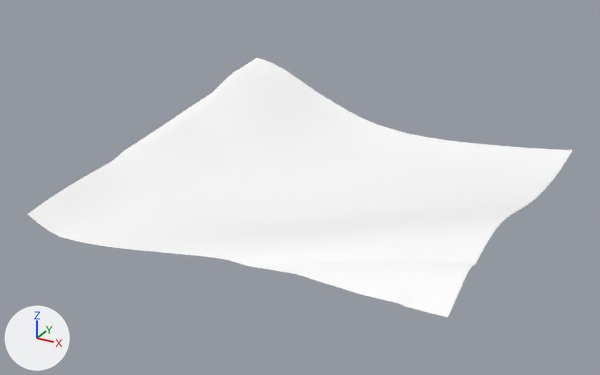
An edit to the glTF model games/yorimichi/assets/belmonte/meshes/SM_BM_BT_Terrain_5_4.glb, drawn before and after from the same camera.
Both versions are drawn from a 50 mm camera at (606.0, 116.0, 230.0) aimed at (373.0, 539.0, 18.0). Arrows for +X, +Y and +Z are at lower left; the lights stay in place. The picture after the commit comes second.

The first picture shows 'SM_BM_BT_Terrain_5_4'.
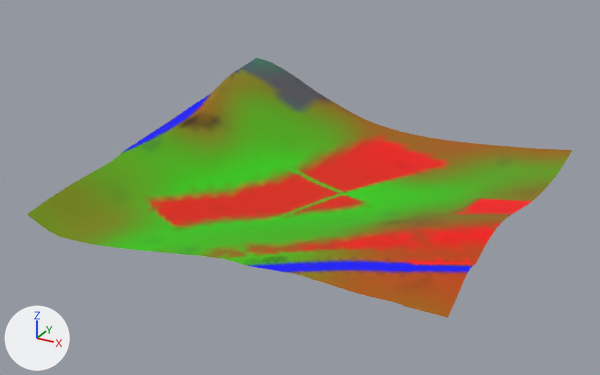
Pixel boxes [x1, y1, x2, y2] of what changed, in the pictures (600 x 375 px):
part 1 of me_sm_bt_terrain_5_4, recoloured (white to green): [83, 96, 561, 266] in both
part 2 of me_sm_bt_terrain_5_4, recoloured (white to red): [159, 140, 531, 265] in both
part 3 of me_sm_bt_terrain_5_4, recoloured (darker): [27, 58, 572, 282] in both
part 4 of me_sm_bt_terrain_5_4, recoloured: [152, 134, 533, 302] in both
part 5 of me_sm_bt_terrain_5_4, recoloured: [148, 98, 571, 318] in both

Diff of the bpy script that builds the scene:
```diff
--- a/games/yorimichi/assets/belmonte/meshes/SM_BM_BT_Terrain_5_4.glb.py
+++ b/games/yorimichi/assets/belmonte/meshes/SM_BM_BT_Terrain_5_4.glb.py
@@ me_sm_bt_terrain_5_4 @@
 me_sm_bt_terrain_5_4.from_pydata(...)  # 2219 vertices, 4248 faces; spans x 256.0..512.0, y 424.0..680.0, z 9.0..55.0
 # used by ob_sm_bm_bt_terrain_5_4; location = (0.0, 0.0, 0.0)
+# me_sm_bt_terrain_5_4 part 1: 1269 faces centred in x 256.0..509.0, y 424.0..653.0, z 10.0..40.0 are repainted in the vertex colours; the middle colour goes from white #ffffff to green #4ab000
+# me_sm_bt_terrain_5_4 part 2: 549 faces centred in x 308.0..510.0, y 445.0..658.0, z 9.0..43.0 are repainted in the vertex colours; the middle colour goes from white #ffffff to red #e11e00
+# me_sm_bt_terrain_5_4 part 3: 1607 faces centred in x 256.0..511.0, y 424.0..677.0, z 10.0..54.0 are repainted in the vertex colours; the middle colour goes from white #ffffff to dark yellow #5d5619
+# me_sm_bt_terrain_5_4 part 4: 317 faces centred in x 300.0..511.0, y 434.0..661.0, z 10.0..43.0 are repainted in the vertex colours; the middle colour goes from white #ffffff to orange #bd4100
+# me_sm_bt_terrain_5_4 part 5: 506 faces centred in x 261.0..511.0, y 424.0..677.0, z 10.0..42.0 are repainted in the vertex colours; the middle colour goes from white #ffffff to brown #a25900
 me_sm_bt_terrain_5_4.materials.append(mat_bm_000_m_terrain_039)
```
